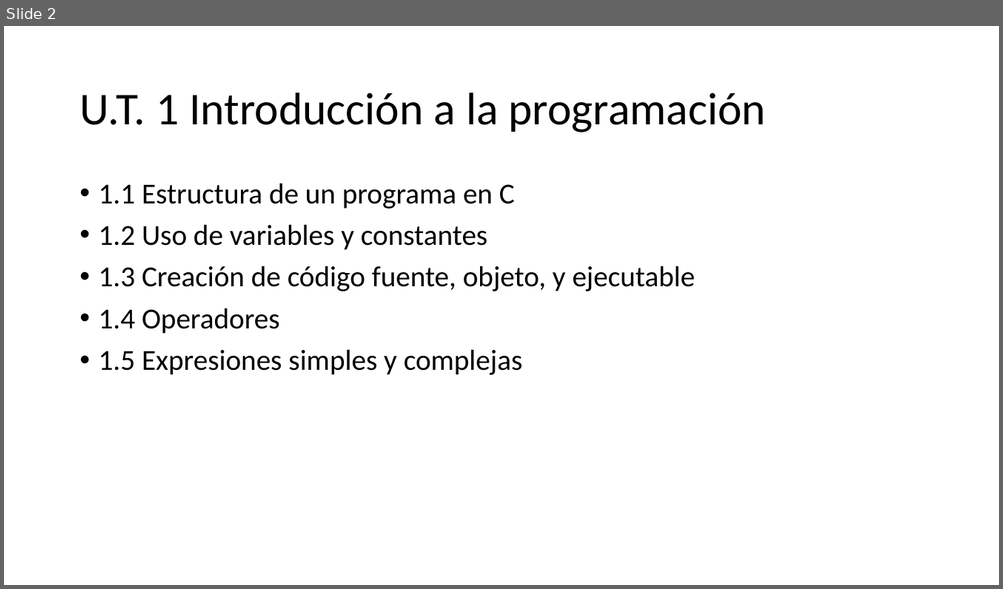
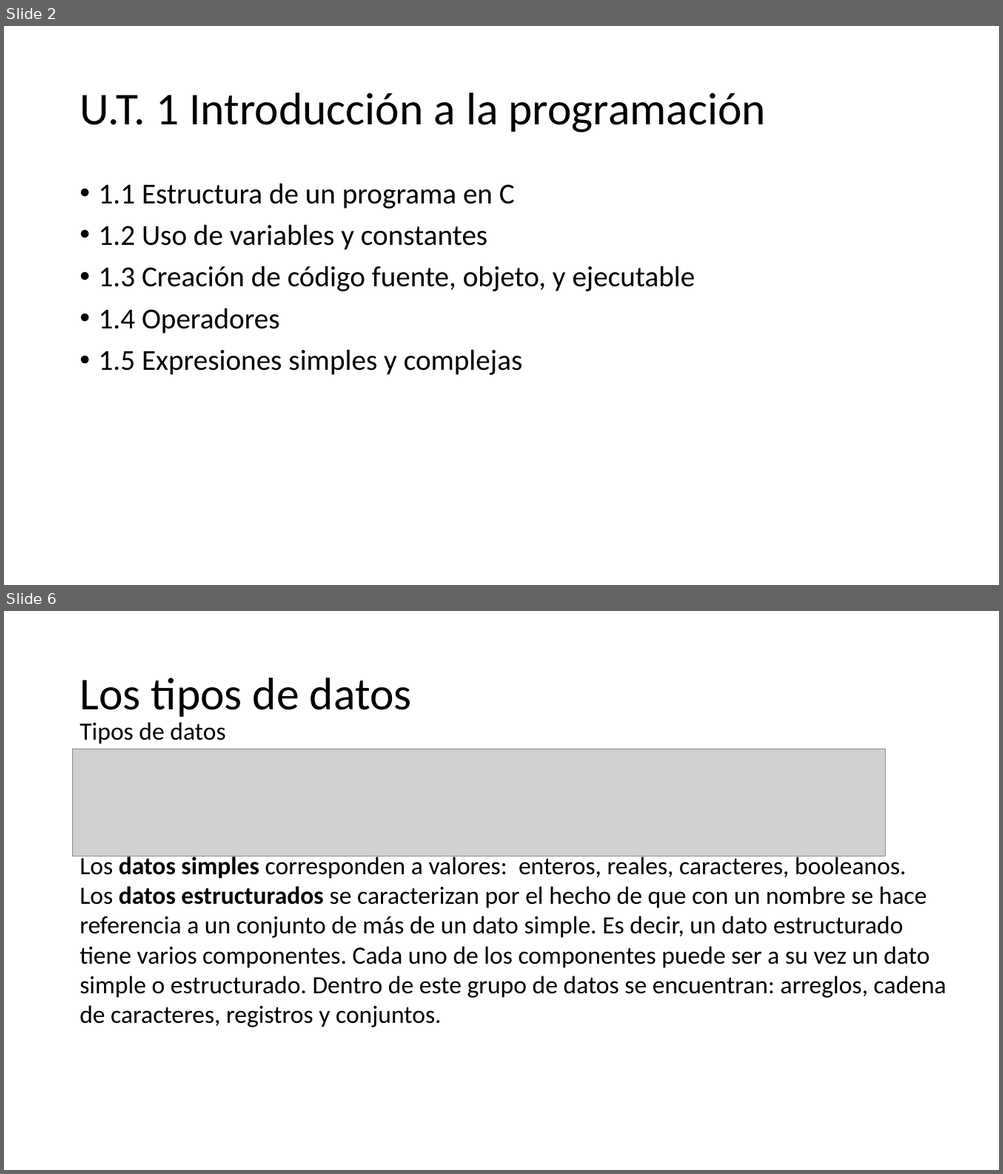
Before and after one commit to programacionestructurada/2021-2, a slide deck: U1_Introduccion_a_la_programacion/U1.pptx. Shown one above the other, each under a label of ours: slide 2 before the commit, slides 2 and 6 after it; the slides between them are not shown. The pictures are 1003x589 and 1003x1174 pixels, drawn with LibreOffice and Linux fonts; fonts in the diff are those of the drawing; grey boxes stand for pictures. Boxes give left, top, right and bottom in pixels: in the first picture for what was removed or moved away, otherwise in the second. Text is boxed around its words. In the diff, an @@ line names an element or a change of style, - is before the commit and + after.

```diff
--- a/U1_Introduccion_a_la_programacion/U1.pptx
+++ b/U1_Introduccion_a_la_programacion/U1.pptx
@@ slide 6 added at <box>4,611,999,1170</box>, background #FFFFFF @@
@@ title added at <box>79,678,412,717</box>, 44 pt, text #000000 @@
+Los tipos de datos
@@ text added at <box>79,722,225,744</box>, 24 pt, text #000000 @@
+Tipos de datos
@@ picture added at <box>73,749,885,857</box> @@
@@ text added at <box>79,854,946,1028</box>, 24 pt, text #000000 @@
+Los datos simples corresponden a valores: enteros, reales, caracteres, booleanos.
+Los datos estructurados se caracterizan por el hecho de que con un nombre se hace
+referencia a un conjunto de más de un dato simple. Es decir, un dato estructurado
+tiene varios componentes. Cada uno de los componentes puede ser a su vez un dato
+simple o estructurado. Dentro de este grupo de datos se encuentran: arreglos, cadena
+de caracteres, registros y conjuntos.
```
Also in this commit, not shown: 1 slide changed, 8 other slides added, 1 slide removed, 1 other file.
